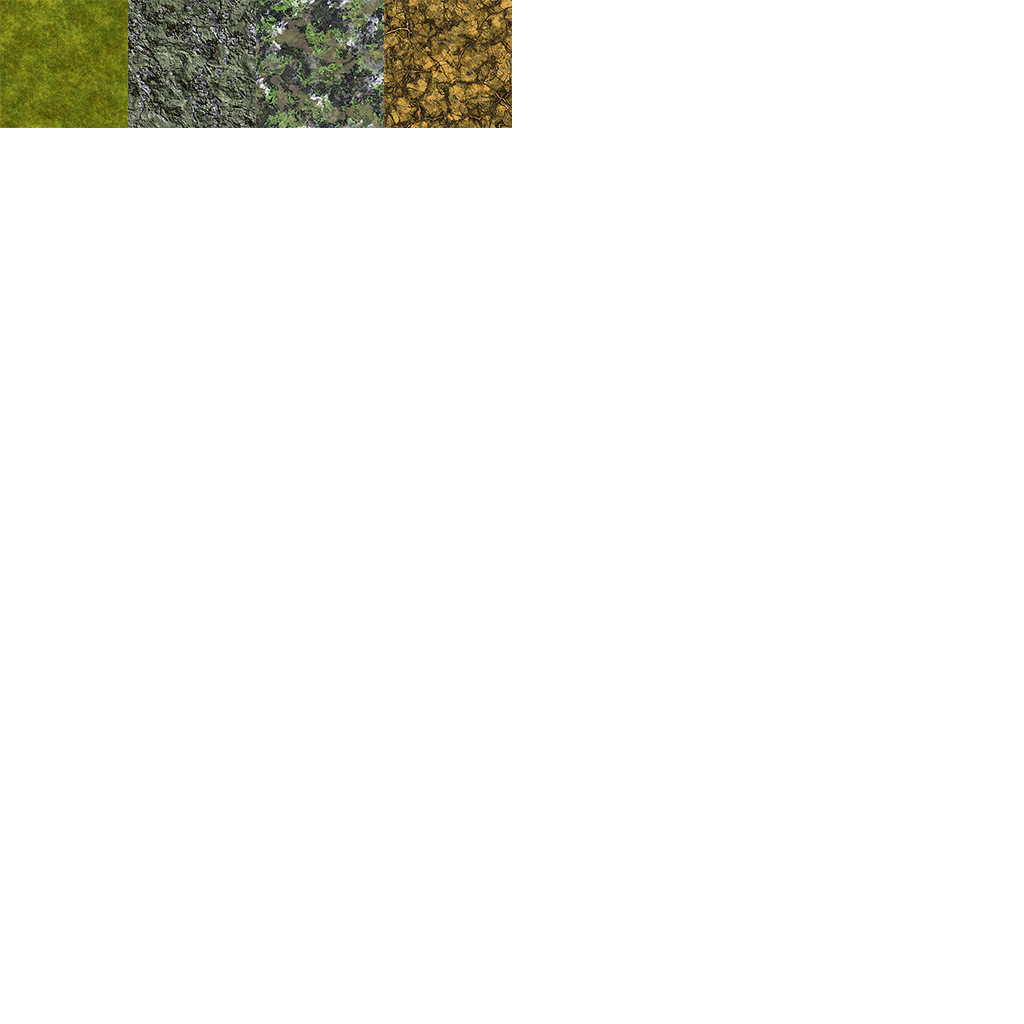
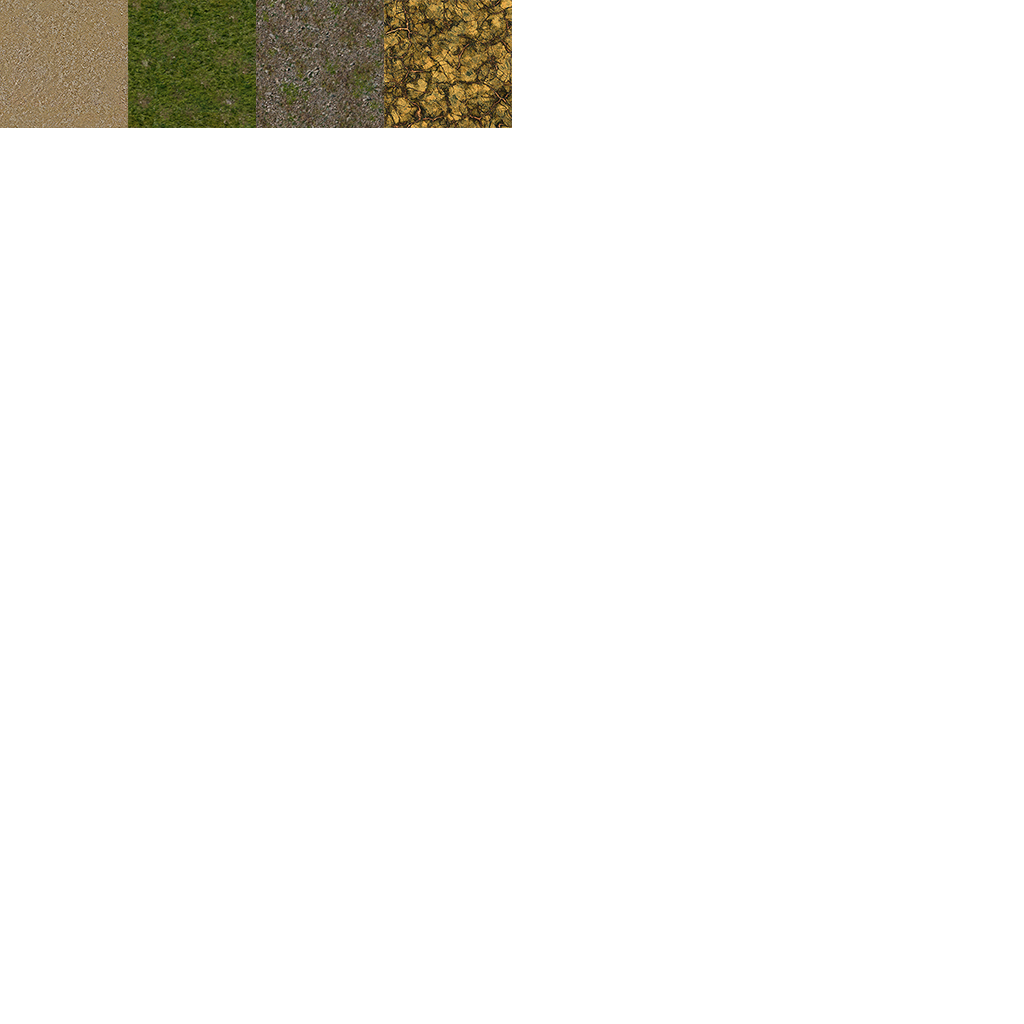
Before/after of a 1024×1024 layered artwork. What changed in the layer stack:
added layer "图层 8" in group "组 1" over [256, 0, 384, 128]
added layer "图层 7" in group "组 1" over [128, 0, 256, 128]
added layer "图层 6" in group "组 1" over [0, 0, 128, 128]
added group "组 2" with 4 layers over [0, 0, 384, 128]
moved "图层 3" into group "组 2" over [256, 0, 384, 128]
moved "图层 2" into group "组 2" over [128, 0, 256, 128]
moved "图层 1" into group "组 2" over [0, 0, 128, 128]
